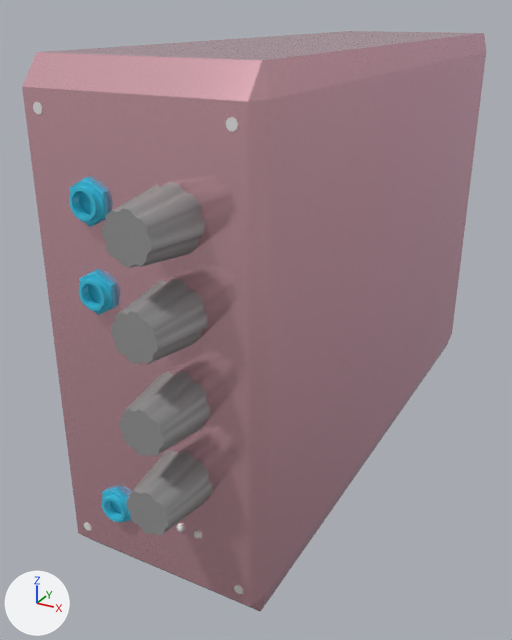
The Blender file Blender/Week 14.blend: old version first, new version second.
The view is the same before and after, from a 50 mm camera at (-4.303, 0.256, 1.954) aimed at (-4.846, 1.243, 1.461). The axes (+X, +Y, +Z) are drawn at lower left. The lights are the same throughout. The picture after the commit comes second.

In view in the first picture: 'Dual Looping Delay Base.004', 'Feeback1.010', 'Feeback1.011', 'Feeback1.012', 'Feeback1.013', 'Input 1.069', 'Input 1.070', 'Input 1.073', 'Sphere.005', 'Sphere.008' and 4 more.
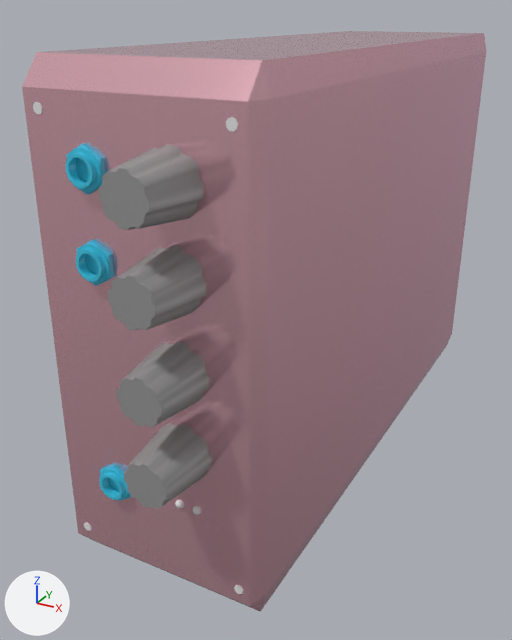
Pixel boxes (x1, y1, x2, y2) of what changed, in the pictures (512 x 640 px):
'Feeback1.010', moved: before (102, 182, 205, 268); after (98, 144, 203, 230)
'Feeback1.011', moved: before (111, 278, 207, 364); after (108, 245, 206, 331)
'Feeback1.012', moved: before (119, 371, 210, 457); after (117, 341, 209, 428)
'Feeback1.013', moved: before (126, 450, 212, 536); after (124, 423, 212, 509)
'Input 1.073', moved: before (69, 177, 108, 227); after (66, 143, 105, 195)
'Input 1.069', moved: before (79, 270, 116, 315); after (76, 239, 114, 286)
'Input 1.070', moved: before (102, 487, 132, 523); after (99, 464, 131, 501)
'Sphere.008', moved: before (194, 530, 202, 539); after (193, 506, 201, 515)
'Sphere.005', moved: before (177, 524, 185, 532); after (175, 500, 184, 508)

What the commit changed:
Object 'Feeback1.010' (ob_feeback1_010) moves from (-4.738, 0.822, 1.748) to (-4.738, 0.822, 1.787).
Object 'Feeback1.011' (ob_feeback1_011) moves from (-4.738, 0.822, 1.64) to (-4.738, 0.822, 1.679).
Object 'Feeback1.012' (ob_feeback1_012) moves from (-4.738, 0.822, 1.524) to (-4.738, 0.822, 1.563).
Object 'Feeback1.013' (ob_feeback1_013) moves from (-4.738, 0.822, 1.414) to (-4.738, 0.822, 1.452).
Object 'Input 1.073' (ob_input_1_073) moves from (-4.851, 0.862, 1.753) to (-4.851, 0.862, 1.79).
Object 'Sphere.008' (ob_sphere_008) moves from (-4.723, 0.863, 1.33) to (-4.723, 0.863, 1.368).
Object 'Input 1.069' (ob_input_1_069) moves from (-4.851, 0.862, 1.643) to (-4.851, 0.862, 1.68).
Object 'Input 1.070' (ob_input_1_070) moves from (-4.851, 0.862, 1.33) to (-4.851, 0.862, 1.367).
Object 'Sphere.005' (ob_sphere_005) moves from (-4.749, 0.863, 1.33) to (-4.749, 0.863, 1.368).
